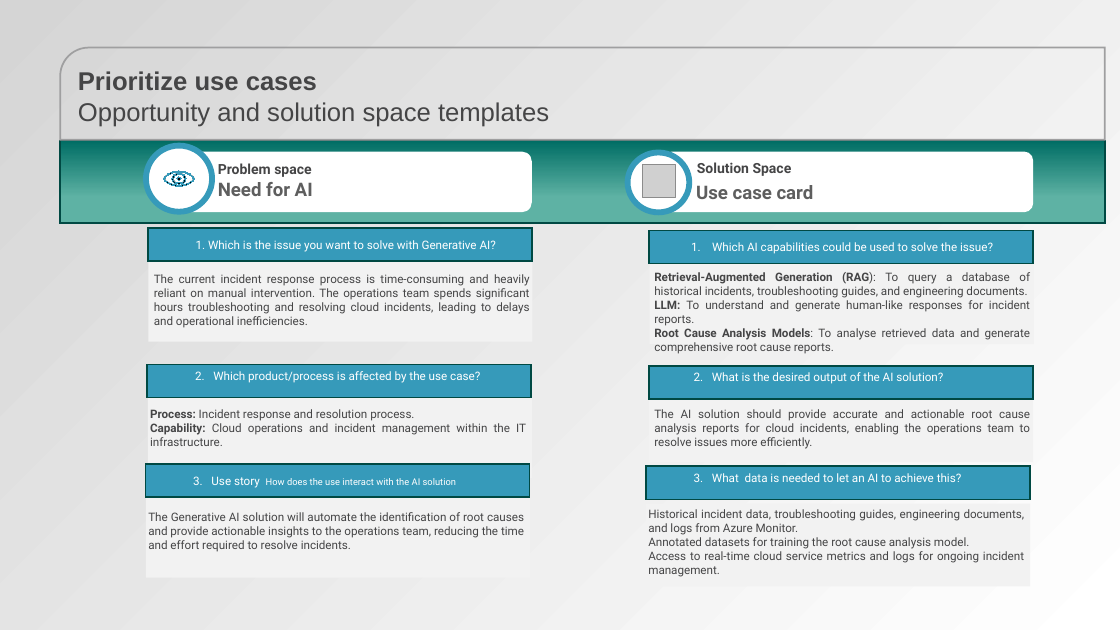
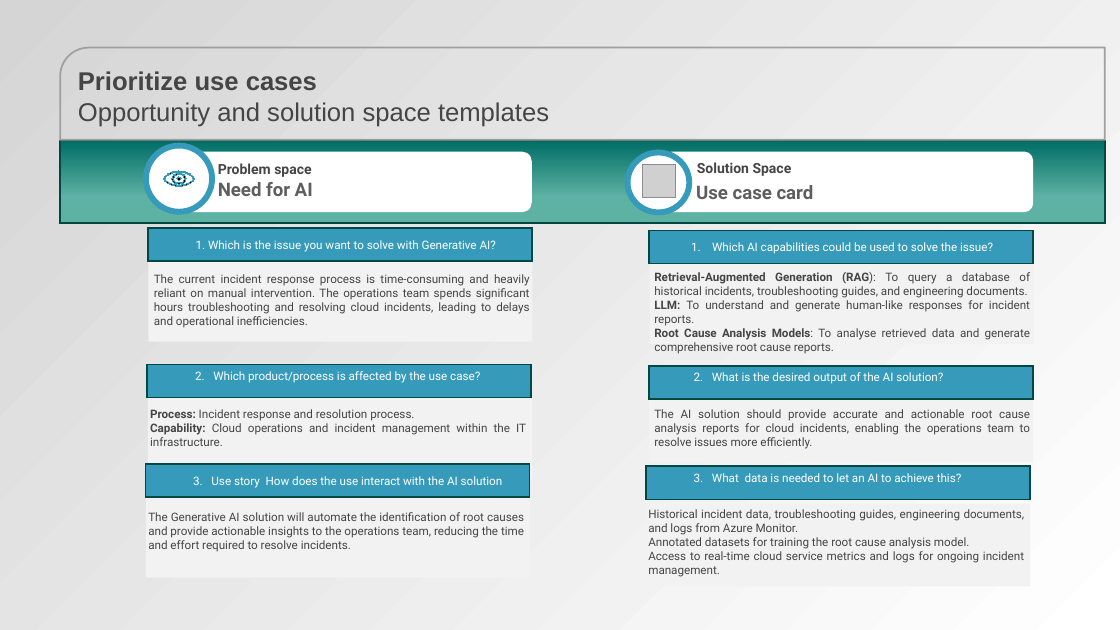
Before and after one commit to hzmarrou/AI-strategy-workshop, a slide deck: slide 25 of AIStrategyAzure-GU.pptx (slide 23 before the commit). Drawn at 1120x630 pixels with LibreOffice and Linux fonts; fonts in the diff are those of the drawing; grey boxes stand for pictures. Boxes give left, top, right and bottom in pixels: in the first picture for what was removed or moved away, otherwise in the second. Text is boxed around its words. In the diff, an @@ line names an element or a change of style, - is before the commit and + after.

```diff
--- a/AIStrategyAzure-GU.pptx
+++ b/AIStrategyAzure-GU.pptx
@@ round same rect "3. Use story How does ..." at (x1=145, y1=464, x2=529, y2=497): size 8 to 10 pt in "How does the use interact with the ..." @@
```
Also in this commit, not shown: 11 other slides changed, 5 slides added, 1 other file.
